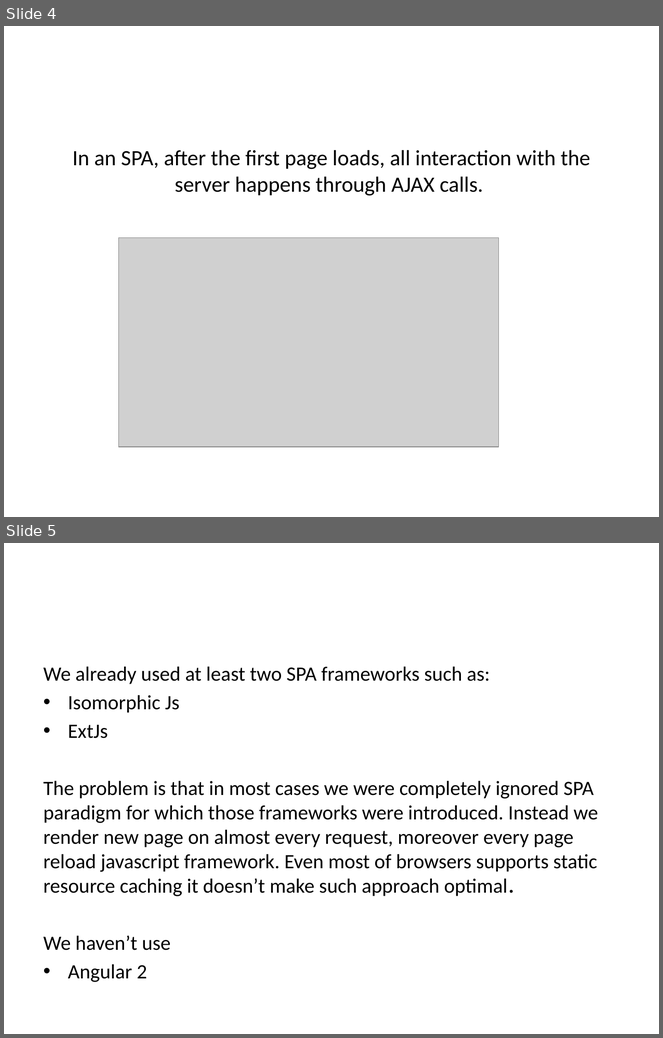
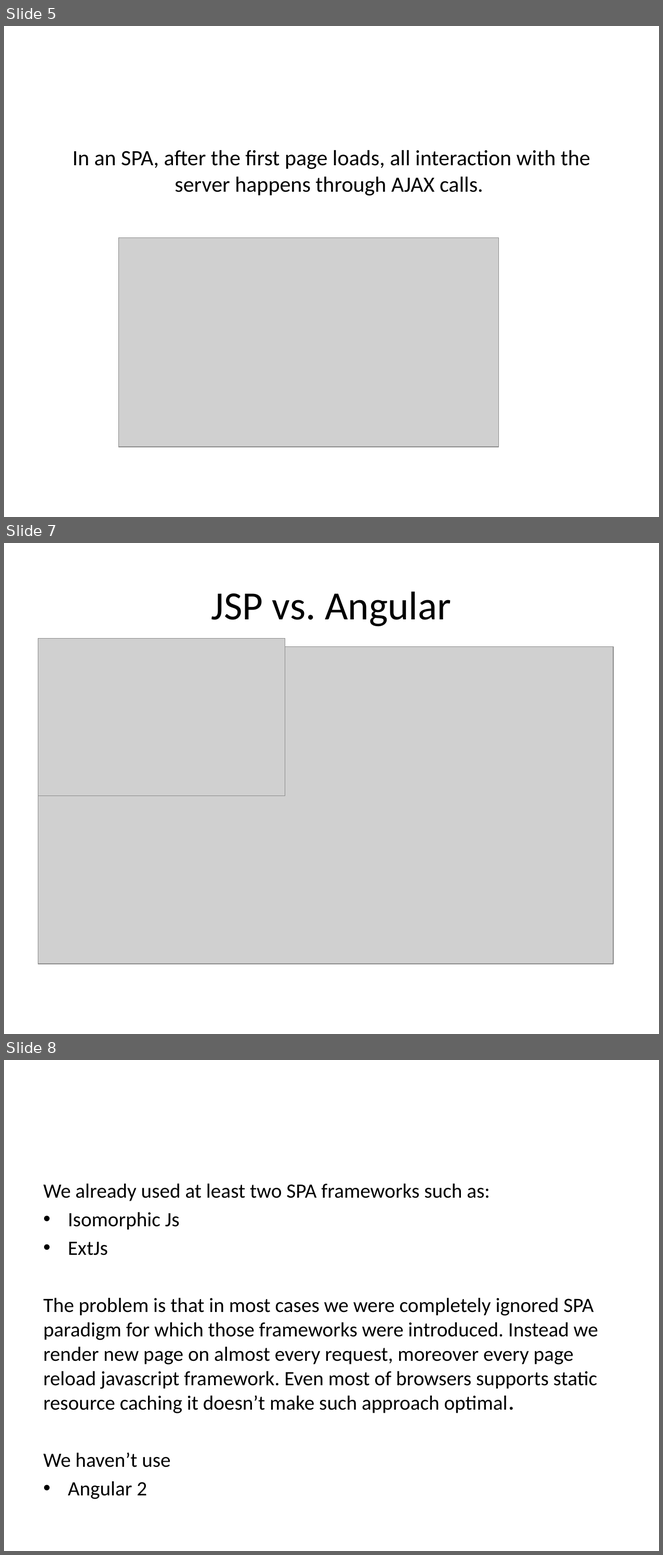
Before and after one commit to JavaPantry/MockStoreApp, a slide deck: MockExtJs6_bsd/Documents/Single Page Application (SPA) paradigm.pptx. Shown one above the other, each under a label of ours: slides 4 and 5 before the commit, slides 5, 7 and 8 after it; the slides between them are not shown. The pictures are 663x1038 and 663x1555 pixels, drawn with LibreOffice and Linux fonts; fonts in the diff are those of the drawing; grey boxes stand for pictures. Boxes give left, top, right and bottom in pixels: in the first picture for what was removed or moved away, otherwise in the second. Text is boxed around its words. In the diff, an @@ line names an element or a change of style, - is before the commit and + after.

```diff
--- a/MockExtJs6_bsd/Documents/Single Page Application (SPA) paradigm.pptx
+++ b/MockExtJs6_bsd/Documents/Single Page Application (SPA) paradigm.pptx
@@ slide 7 added at box(4, 543, 659, 1034), background #FFFFFF @@
@@ title added at box(211, 591, 451, 627), 44 pt, text #000000 @@
+JSP vs. Angular
@@ picture added at box(38, 646, 613, 964) @@
@@ picture added at box(38, 639, 285, 797) @@
@@ what was slide 4 is now slide 5 @@
@@ what was slide 5 is now slide 8 @@
```
Also in this commit, not shown: 1 slide changed, 2 other slides added, 1 other file.
